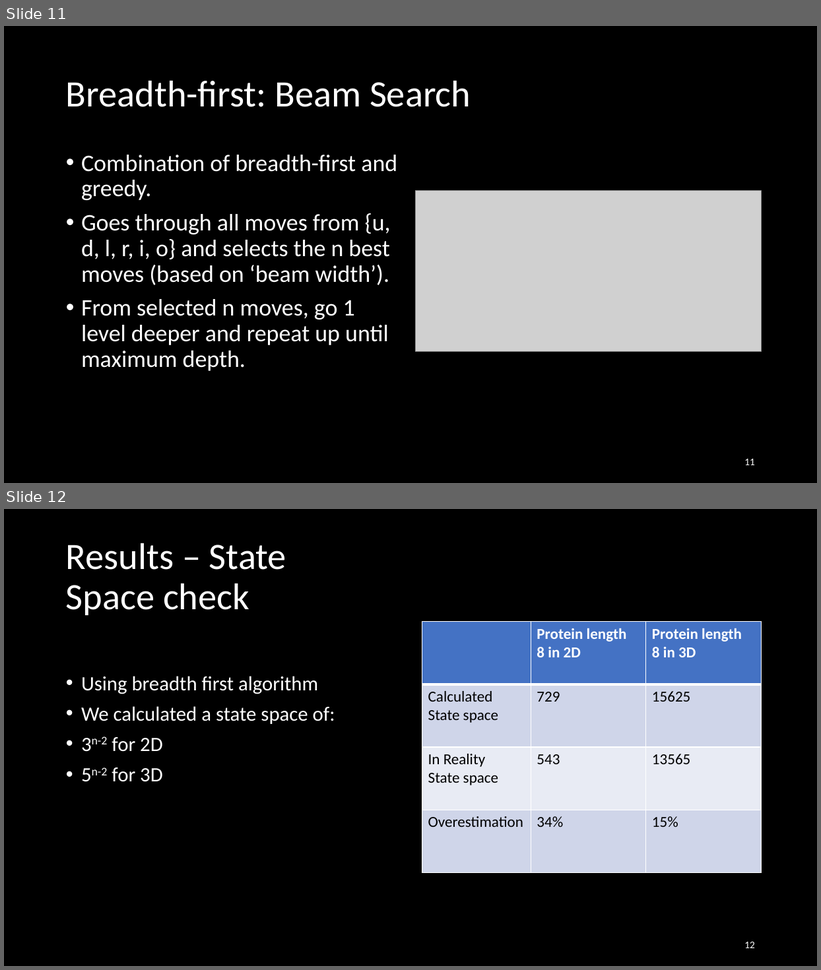
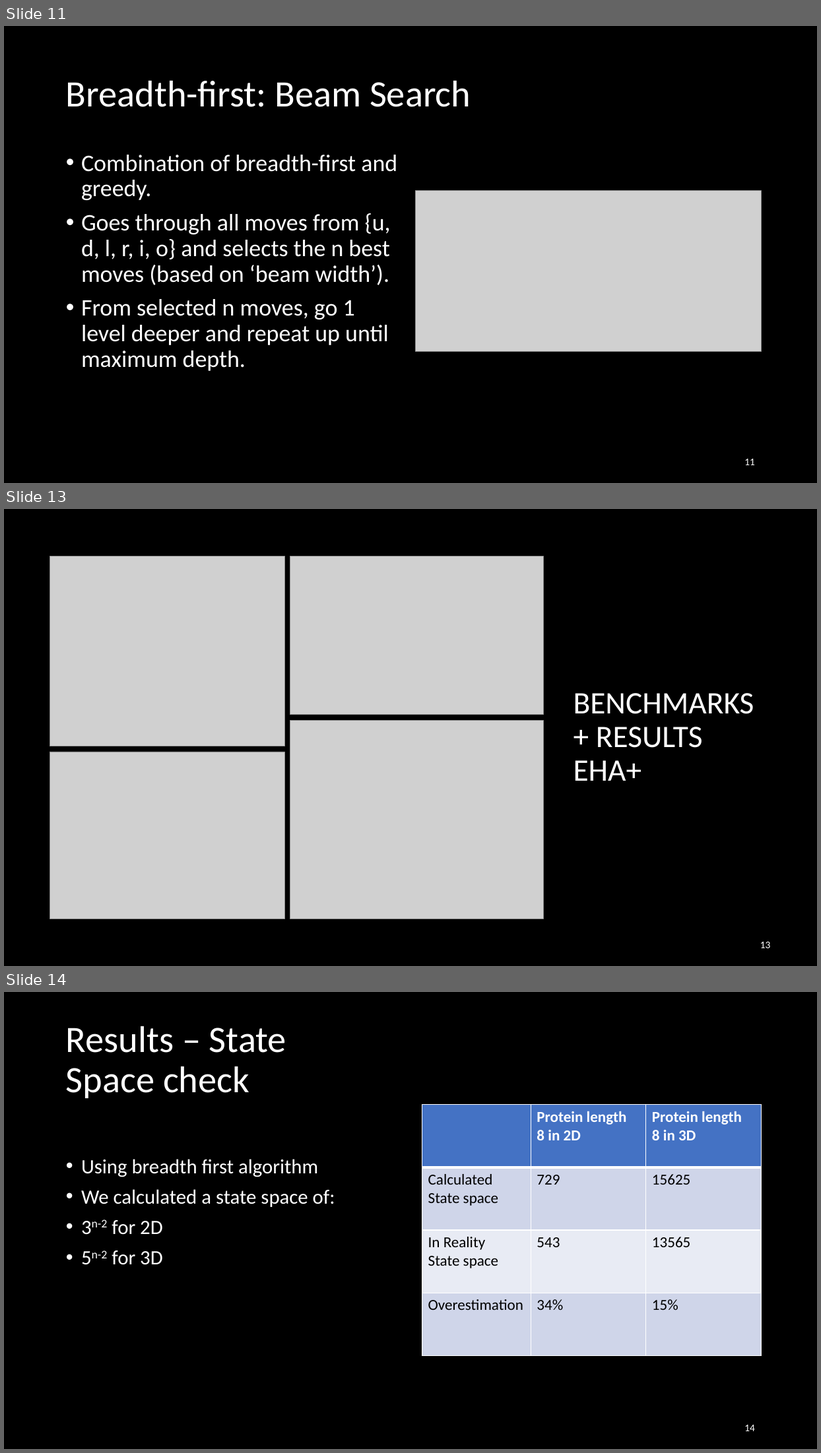
Before and after one commit to Loek21/Protein-Pow-d-er, a slide deck: Documentation/PPP, Week 2, Meeting 1.pptx. Shown one above the other, each under a label of ours: slides 11 and 12 before the commit, slides 11, 13 and 14 after it; the slides between them are not shown. The pictures are 821x970 and 821x1453 pixels, drawn with LibreOffice and Linux fonts; fonts in the diff are those of the drawing; grey boxes stand for pictures. Boxes give left, top, right and bottom in pixels: in the first picture for what was removed or moved away, otherwise in the second. Text is boxed around its words. In the diff, an @@ line names an element or a change of style, - is before the commit and + after.

```diff
--- a/Documentation/PPP, Week 2, Meeting 1.pptx
+++ b/Documentation/PPP, Week 2, Meeting 1.pptx
@@ slide 13 added at (x1=4, y1=509, x2=817, y2=966), background #000000 @@
@@ picture added at (x1=50, y1=556, x2=285, y2=747) @@
@@ picture added at (x1=290, y1=556, x2=543, y2=715) @@
@@ title added at (x1=574, y1=693, x2=754, y2=781), 37 pt, text #FFFFFF @@
+BENCHMARKS + RESULTS EHA+
@@ picture added at (x1=290, y1=721, x2=543, y2=920) @@
@@ picture added at (x1=50, y1=752, x2=285, y2=919) @@
@@ page number added at (x1=760, y1=942, x2=771, y2=949), 12 pt, text #FFFFFF @@
+13
@@ what was slide 12 is now slide 14 @@
@@ page number at (x1=745, y1=1425, x2=755, y2=1432): text changed @@
-12
+14
```
Also in this commit, not shown: 1 slide changed, 1 other slide added.
